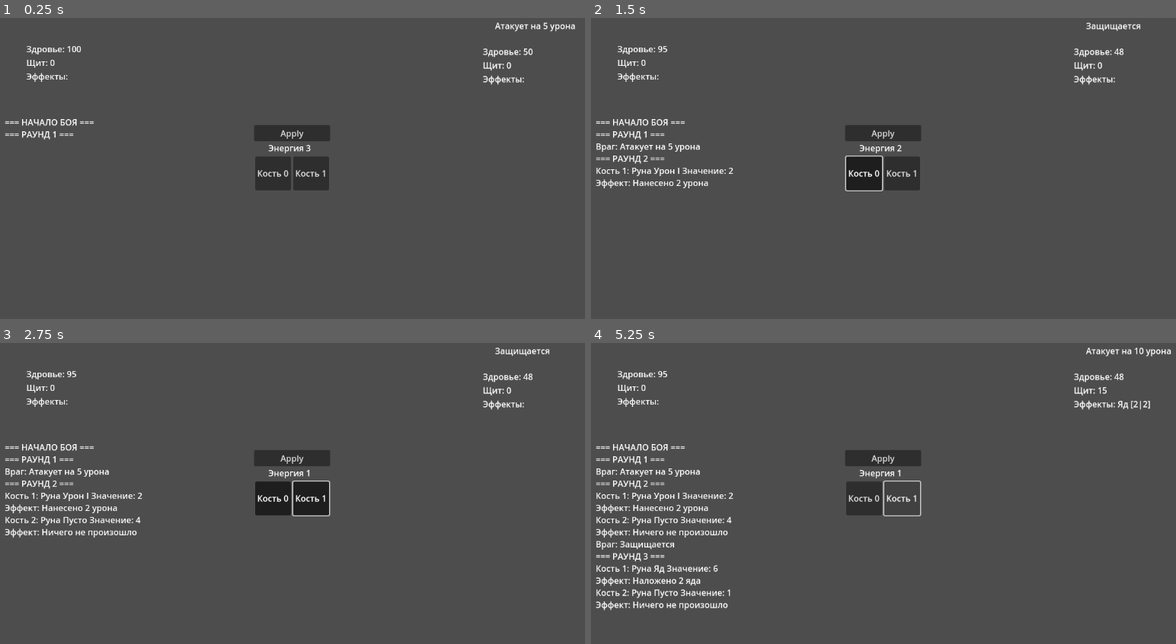
Above: before the commit, frames 1-4 (two rows, left to right).
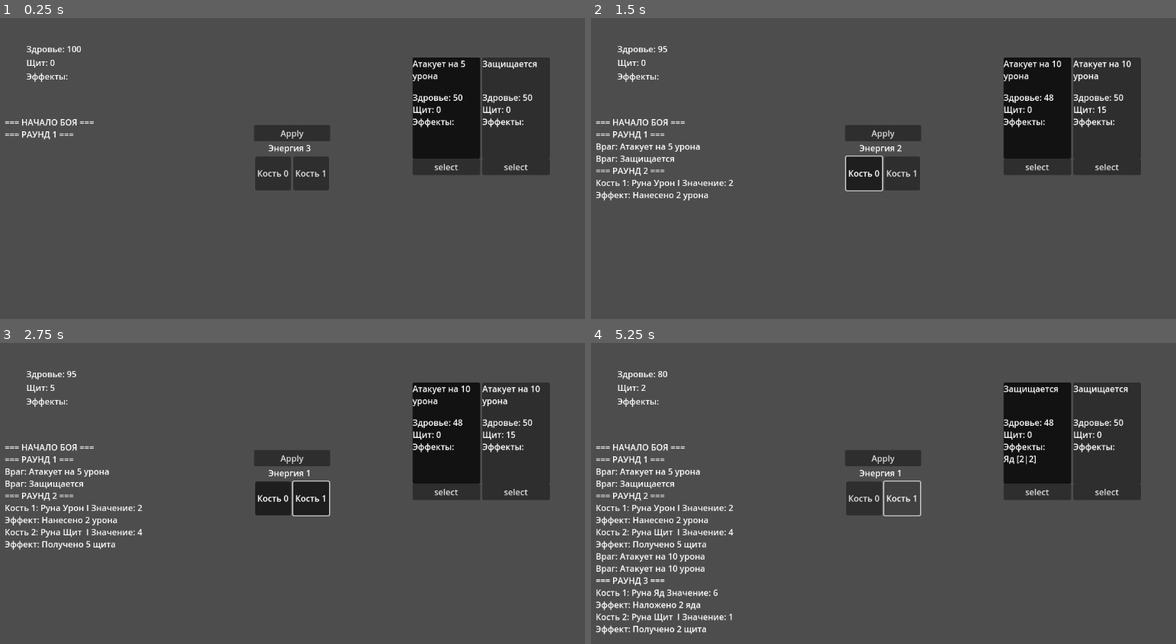
Above: after the commit, the same moments.

Repository: jethroxdd/dice-king
Game: Godot game, scene res://scenes/main.tscn
Same seed, same stepped clock (60 frames per second), same inputs: the game is played once before the commit and once after it.
Inputs (mouse positions are in pixels of both pictures, inside the frame that each line leads up to):
- Up to frame 1 (0.25 s): no input
- Up to frame 2 (1.5 s): click "Apply" at 0.5 s; click "Кость 0" at 1.25 s
- Up to frame 3 (2.75 s): click "Кость 1" at 2 s
- Up to frame 4 (5.25 s): click (1035, 490) at 2.75 s, where only the run after the commit has a clickable "select"; click "Apply" at 3.5 s; click "Кость 0" at 4.25 s; click "Кость 1" at 5 s

The runs differ from the first frame. In frame 1, 9.0% of the frame differs, in the area x 70-99%, y 1-53%; in frame 2, 9.8%; in frame 3, 10%; in frame 4, 12%, in the area x 0-100%, y 1-97%.

Commit message:
Глобальные изменения
Добавил возможность битвы с несколькими врагами и выбор врага для действий.

Diff:
--- a/core/entity/enemy.gd
+++ b/core/entity/enemy.gd
@@ -2,8 +2,11 @@
 extends Entity
 
 var attack_damage: int
-var ai_type: String = "basic" # basic, aggressive, defensive, etc.
-var intention: Dictionary
+var intention: Dictionary = {
+		"type": "none",
+		"value": 0,
+		"description": "Intention description"
+	}
 
 func _init(enemy_name: String, initial_health: int, damage: int):
 	super(enemy_name, initial_health)
@@ -31,7 +34,8 @@
 		"value": 15,
 		"description": "Защищается"
 	}
-	return [attack1, attack2, deffense1, deffense2][randi() % 4]
+	var result = [attack1, attack2, deffense1, deffense2][randi() % 4]
+	return result
 
 func start_round():
 	# Щит сбрасывается каждый раунд (можно изменить артефактом)
--- a/core/entity/entity.gd
+++ b/core/entity/entity.gd
@@ -144,4 +144,4 @@
 	var effect_strings: Array[String] = []
 	for effect in effects:
 		effect_strings.append(effect._to_string())
-	return ", ".join(PackedStringArray(effect_strings))
+	return "\n".join(PackedStringArray(effect_strings))
--- a/core/managers/BattleManager.gd
+++ b/core/managers/BattleManager.gd
@@ -4,14 +4,19 @@
 
 # Ссылки на участников боя
 var player: Player
-var enemy: Enemy
+var enemies: Array
+var target: Enemy
 # Текущий номер раунда (начинается с 0)
 var current_round: int = 0
 
 # Конструктор, принимает ссылки на игрока и противника
-func _init(player_ref: Player, enemy_ref: Enemy):
+func _init(player_ref: Player, enemies_ref: Array):
 	player = player_ref
-	enemy = enemy_ref
+	enemies = enemies_ref
+	set_target(0)
+
+func set_target(new_target_idx: int):
+	target = enemies[new_target_idx]
 
 # Начало нового раунда боя
 func start_round():
@@ -19,7 +24,8 @@
 	# Обновляем состояние игрока
 	player.start_round()
 	# Противник выбирает действие для этого раунда
-	enemy.intention = enemy.make_move()
+	for enemy in enemies:
+		enemy.intention = enemy.make_move()
 
 # Обработка броска игрока
 func process_player_roll(die_index: int) -> Dictionary:
@@ -31,35 +37,42 @@
 		return {}
 
 	# Применяем эффект руны с полученным значением
-	result["rune"].apply(player, enemy, result["face"])
+	result["rune"].apply(player, target, result["face"])
 	return result
 
 # Обработка хода противника
-func process_enemy_turn() -> Dictionary:
-	var result = enemy.intention
+func process_enemy_turn():
+	for enemy in enemies:
+		enemy.start_round()
+		var result = enemy.intention
 
-	# Проверяем наличие запланированного действия
-	if result.is_empty():
-		return {}
+		# Проверяем наличие запланированного действия
+		if result.is_empty():
+			return {}
 
 	# Выполняем действие в зависимости от типа
-	match result["type"]:
-		"damage":
-			player.take_damage(result["value"])
-		"shield":
-			enemy.shield += result["value"]
-		"heal":
-			enemy.heal(result["value"])
-	return result
+		match result["type"]:
+			"damage":
+				player.take_damage(result["value"])
+			"shield":
+				enemy.shield += result["value"]
+			"heal":
+				enemy.heal(result["value"])
 
 # Проверка окончания боя
 func is_battle_over() -> bool:
-	return player.health <= 0 or enemy.health <= 0
+	var is_any_enemy_alive = false
+	for enemy in enemies:
+		if enemy.health > 0:
+			is_any_enemy_alive = true
+	return player.health <= 0 or not is_any_enemy_alive
 
 # Определение победителя
 func get_winner() -> String:
 	if player.health <= 0:
 		return "enemy"
-	elif enemy.health <= 0:
-		return "player"
+	else:
+		for enemy in enemies:
+			if enemy.health <= 0:
+				return "player"
 	return ""  # Пустая строка если бой продолжается
--- /dev/null
+++ b/core/managers/Global.gd
@@ -0,0 +1,3 @@
+extends Node
+
+signal target_selected()
--- a/core/node.gd
+++ b/core/node.gd
@@ -3,10 +3,13 @@
 
 # Создаем экземпляры игрока и врага с начальными параметрами
 var player = Player.new()
-var enemy = Enemy.new("Крыса", 50, 5)  # Здоровье: 50, Урон: 5
+var enemies = [
+	Enemy.new("Крыса", 50, 5),
+	Enemy.new("Крыса", 50, 5)
+	]  # Здоровье: 50, Урон: 5
 
 # Инициализируем менеджер боя между игроком и врагом
-var battle = BattleManager.new(player, enemy)
+var battle = BattleManager.new(player, enemies)
 
 var logs = ""  # Переменная для хранения логов боя
 
@@ -15,7 +18,7 @@
 	# Атакующая кость (D6) с рунами урона на всех гранях
 	var attack_die = Die.new(6, [DamageRune1.new(), DamageRune1.new(), PoisonRune.new(), PoisonRune.new(), PoisonRune.new(), PoisonRune.new()])
 	# Защитная кость (D4) с комбинацией пустых рун и рун защиты
-	var shield_die = Die.new(4, [EmptyRune.new(), ShieldRune1.new()])
+	var shield_die = Die.new(4, [ShieldRune1.new(), ShieldRune1.new(), ShieldRune1.new(), ShieldRune1.new()])
 
 	# Добавляем созданные кости в инвентарь игрока
 	player.add_die(attack_die)
@@ -23,6 +26,7 @@
 
 	# Создаем UI элементы для управления костями
 	create_buttons(len(player.dice))
+	create_enemies()
 	# Подключаем сигнал кнопки применения хода
 	$test_ui/ApplyBtn.pressed.connect(apply)
 
@@ -47,12 +51,23 @@
 		button.pressed.connect(die_roll.bind(i))
 		$test_ui/HBoxContainer.add_child(button)  # Добавляем в контейнер
 
+func create_enemies():
+	var i = 0
+	for enemy in enemies:
+		var enemy_ui = preload("res://scenes/enemy_ui.tscn").instantiate()
+		enemy_ui.enemy = enemy
+		if i == 0: enemy_ui.select()
+		enemy_ui.selected.connect(select_target_btn.bind(i))
+		$test_ui/HBoxContainer2.add_child(enemy_ui)
+		i += 1
+
 # Обновляет отображение статистики персонажей
 func update_stats():
 	var player_str = "Здровье: %d\nЩит: %d\nЭффекты: %s" % [player.health, player.shield, player.get_effects_string()]
-	var enemy_str = "Здровье: %d\nЩит: %d\nЭффекты: %s" % [enemy.health, enemy.shield, enemy.get_effects_string()]
 	$test_ui/PlayerStats.text = player_str
-	$test_ui/EnemyStats.text = enemy_str
+	for enemy_ui in $test_ui/HBoxContainer2.get_children():
+		enemy_ui.update_stats()
+		enemy_ui.update_intention()
 
 # Обновляет отображение энергии игрока
 func update_energy():
@@ -71,10 +86,6 @@
 			"poison":
 				update_log("%s получил %d урона ядом" % [sorce.name, effect_value])
 
-# Обновляет отображение намерений врага
-func update_enemy_intention(text):
-	$test_ui/intention.text = text
-
 # Обрабатывает бросок конкретной кости игроком
 func die_roll(i: int):
 	# Просим BattleManager обработать бросок
@@ -87,6 +98,9 @@
 	update_stats()
 	update_energy()
 
+func select_target_btn(idx):
+	battle.set_target(idx)
+
 # Обрабатывает завершение хода игрока
 func apply():
 	var applyed_effects: Dictionary = {}
@@ -95,13 +109,14 @@
 	update_log_effect(player, applyed_effects)
 
 	# Враг выполняет свой ход
-	enemy.start_round()
 	battle.process_enemy_turn()
-	update_log("Враг: %s" % enemy.intention["description"])
+	for enemy in enemies:
+		update_log("Враг: %s" % enemy.intention["description"])
 
 	# Активация эфффектов противника
-	applyed_effects = enemy.apply_effects()
-	update_log_effect(enemy, applyed_effects)
+	for enemy in enemies:
+		applyed_effects = enemy.apply_effects()
+		update_log_effect(enemy, applyed_effects)
 
 	# Переходим к следующему раунду
 	next_round()
@@ -113,4 +128,3 @@
 	# Обновляем все элементы интерфейса
 	update_energy()
 	update_stats()
-	update_enemy_intention(enemy.intention["description"])
--- /dev/null
+++ b/core/ui/enemy_ui.gd
@@ -0,0 +1,25 @@
+extends Control
+
+var enemy: Enemy
+signal selected
+
+func _ready() -> void:
+	update_stats()
+	update_intention()
+	Global.target_selected.connect(unselect)
+	$Button.pressed.connect(select)
+
+func update_stats():
+	var enemy_str = "Здровье: %d\nЩит: %d\nЭффекты:\n%s" % [enemy.health, enemy.shield, enemy.get_effects_string()]
+	$StatsRLabel.text = enemy_str
+
+func update_intention():
+	$IntentionRLabel.text = enemy.intention["description"]
+
+func unselect():
+	$SelectedPanel.visible = false
+
+func select():
+	Global.target_selected.emit()
+	selected.emit()
+	$SelectedPanel.visible = true
--- a/project.godot
+++ b/project.godot
@@ -19,6 +19,7 @@
 
 DragManager="*res://core/managers/DragManager.gd"
 Methods="*res://core/Methods.gd"
+Global="*res://core/managers/Global.gd"
 
 [rendering]
 
--- /dev/null
+++ b/scenes/enemy_ui.tscn
@@ -0,0 +1,61 @@
+[gd_scene load_steps=2 format=3 uid="uid://1ievs7t1qkpw"]
+
+[ext_resource type="Script" uid="uid://bacts77vccdde" path="res://core/ui/enemy_ui.gd" id="1_6lg04"]
+
+[node name="EnemyUI" type="Control"]
+custom_minimum_size = Vector2(128, 192)
+layout_mode = 3
+anchors_preset = 0
+offset_right = 128.0
+offset_bottom = 192.0
+script = ExtResource("1_6lg04")
+
+[node name="BGPanel" type="Panel" parent="."]
+layout_mode = 1
+anchors_preset = 15
+anchor_right = 1.0
+anchor_bottom = 1.0
+grow_horizontal = 2
+grow_vertical = 2
+
+[node name="SelectedPanel" type="Panel" parent="."]
+visible = false
+modulate = Color(0, 0, 0, 1)
+layout_mode = 1
+anchors_preset = 15
+anchor_right = 1.0
+anchor_bottom = 1.0
+grow_horizontal = 2
+grow_vertical = 2
+
+[node name="StatsRLabel" type="RichTextLabel" parent="."]
+layout_mode = 1
+anchors_preset = 2
+anchor_top = 1.0
+anchor_bottom = 1.0
+offset_top = -128.0
+offset_right = 128.0
+grow_vertical = 0
+text = "Здровье: $d
+Щит: $d
+Эффекты: %s"
+
+[node name="IntentionRLabel" type="RichTextLabel" parent="."]
+layout_mode = 1
+offset_right = 128.0
+offset_bottom = 64.0
+text = "Intention"
+
+[node name="Button" type="Button" parent="."]
+layout_mode = 1
+anchors_preset = 7
+anchor_left = 0.5
+anchor_top = 1.0
+anchor_right = 0.5
+anchor_bottom = 1.0
+offset_left = -64.0
+offset_right = 64.0
+offset_bottom = 31.0
+grow_horizontal = 2
+grow_vertical = 0
+text = "select"
--- a/scenes/test_ui.tscn
+++ b/scenes/test_ui.tscn
@@ -17,16 +17,6 @@
 offset_bottom = 99.0
 text = "Здровье: $d
 Щит: $d
-Эффекты: %s"
-
-[node name="EnemyStats" type="Label" parent="."]
-layout_mode = 0
-offset_left = 937.0
-offset_top = 81.0
-offset_right = 1032.0
-offset_bottom = 156.0
-text = "Здровье: %d
-Щит: %d
 Эффекты: %s"
 
 [node name="ApplyBtn" type="Button" parent="."]
@@ -69,11 +59,13 @@
 offset_bottom = 592.0
 scroll_following = true
 
-[node name="intention" type="Label" parent="."]
-layout_mode = 0
-offset_left = 960.0
-offset_top = 32.0
-offset_right = 1010.0
-offset_bottom = 55.0
-text = "%d %s"
-horizontal_alignment = 1
+[node name="HBoxContainer2" type="HBoxContainer" parent="."]
+layout_mode = 1
+anchors_preset = 1
+anchor_left = 1.0
+anchor_right = 1.0
+offset_left = -280.0
+offset_top = 104.0
+offset_right = -88.0
+offset_bottom = 144.0
+grow_horizontal = 0
Not shown, added: core/managers/Global.gd.uid
Not shown, added: core/ui/enemy_ui.gd.uid
Binary file added: goblins.png
Not shown, added: goblins.png.import
